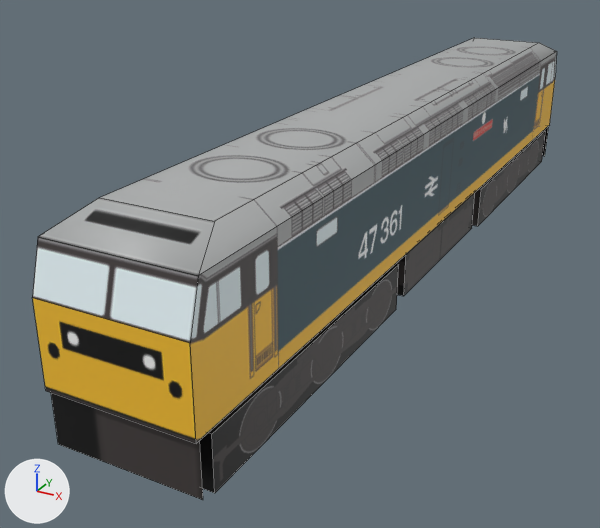
Two versions of the OBJ model res/brush47.obj, one commit apart.
One viewpoint serves both versions: a 50 mm lens placed at (6.96, -17.05, 7.81), pointed at (-1.47, -1.71, 0.14). Lighting does not change. The marker at lower left points along +X, +Y and +Z. Mesh edges are drawn as thin lines. Where no turn or scale is listed for an object, it has been applied to the vertices.

Names of what the first picture shows: 'Body', 'Bogey1', 'Bogey2'.
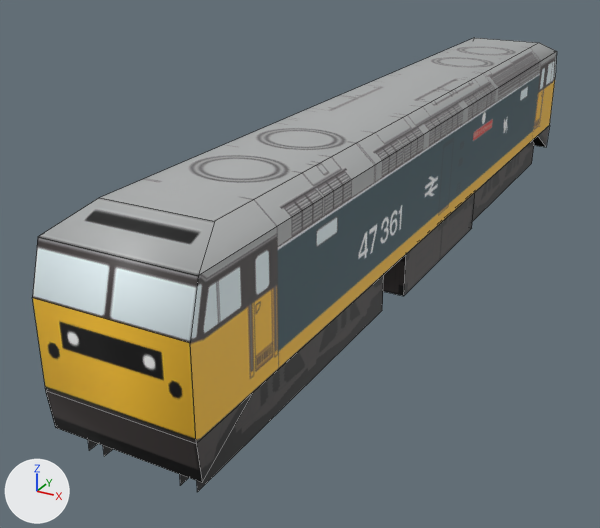
Boxes (x1, y1, x2, y2) around the edits, measured in the pictures (600 x 528 px):
'Body', reshaped: before (32, 38, 557, 500); after (32, 38, 557, 482)
'Bogey1', reshaped: before (200, 264, 399, 493); after (88, 275, 384, 492)
'Bogey2', reshaped: before (472, 131, 545, 226); after (472, 141, 534, 221)
part 1 of me_body, deleted (black): before (51, 393, 203, 500)
part 2 of me_body, deleted: before (543, 126, 549, 156)
part 3 of me_body, built on: before (190, 52, 557, 443); after (46, 52, 557, 482)

The change, as a list of edits to the scene's bpy script:
```text
Change me_body:
    used by ob_body; location = (0.0, 0.0, 0.0)
    remove me_body.from_pydata(...)  # 32 vertices, 18 faces; spans x -1.3..1.3, y -9.7..9.7, z 0.2..3.9
    add me_body.from_pydata(...)  # 33 vertices, 21 faces; spans x -1.3..1.3, y -9.7..9.7, z 0.2..3.9
    me_body part 1: the loose piece of 4 vertices spanning x -1.3..1.3, y -9.6, z 0.2..1.2 is deleted
    me_body part 2: the loose piece of 4 vertices spanning x -1.3..1.3, y 9.6, z 0.2..1.2 is deleted
    me_body part 3
    3 faces are deleted
    9 vertices are added at x -1.3..1.3, y -9.7..9.6, z 0.5..1.2
    8 new faces join them
Change me_bogey1:
    used by ob_bogey1; location = (0.0, 0.0, 0.0)
    remove me_bogey1.from_pydata(...)  # 8 vertices, 5 faces; spans x -1.33..1.33, y -9.3..-2.7, z 0.1..1.1
    add me_bogey1.from_pydata(...)  # 21 vertices, 4 faces; spans x -1.02..1.02, y -9.3..-2.7, z 0.0..1.2
    me_bogey1 part 4: the whole mesh is rebuilt
Change me_bogey2:
    used by ob_bogey2; location = (0.0, 0.0, 0.0)
    remove me_bogey2.from_pydata(...)  # 8 vertices, 5 faces; spans x -1.33..1.33, y 2.7..9.3, z 0.1..1.1
    add me_bogey2.from_pydata(...)  # 21 vertices, 4 faces; spans x -1.02..1.02, y 2.7..9.3, z 0.0..1.2
    me_bogey2 part 5: the whole mesh is rebuilt
```
